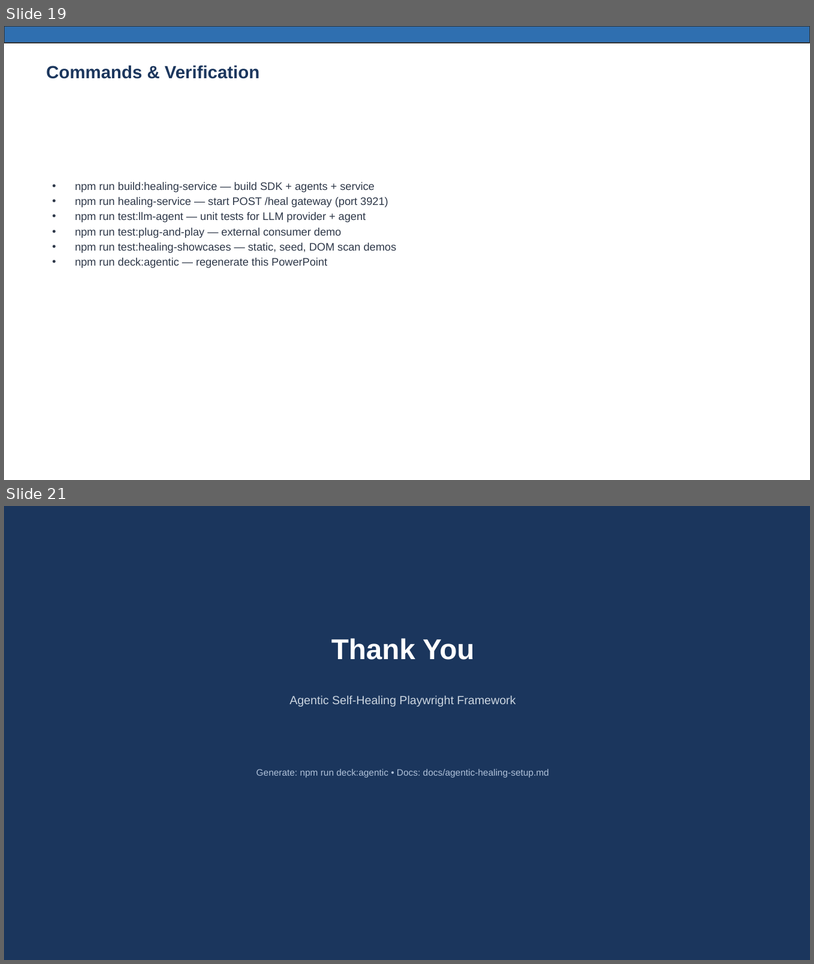
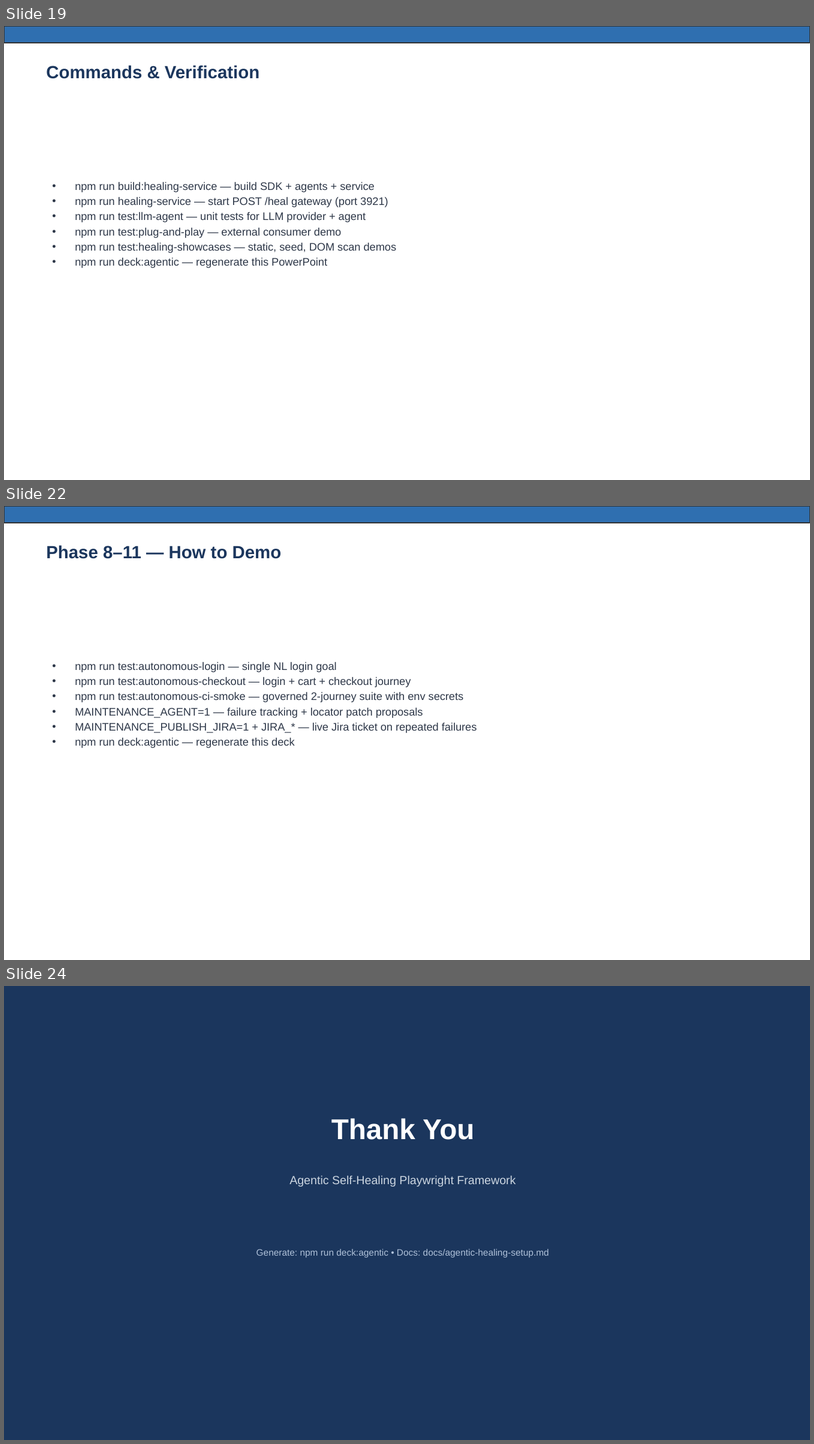
Before and after one commit to mmohansqaai/SelfHealingPlaywrightFramework, a slide deck: docs/Agentic-Healing-Technical-Presentation.pptx. Shown one above the other, each under a label of ours: slides 19 and 21 before the commit, slides 19, 22 and 24 after it; the slides between them are not shown. The pictures are 814x964 and 814x1444 pixels, drawn with LibreOffice and Linux fonts; fonts in the diff are those of the drawing. Boxes give left, top, right and bottom in pixels: in the first picture for what was removed or moved away, otherwise in the second. Text is boxed around its words. In the diff, an @@ line names an element or a change of style, - is before the commit and + after.

```diff
--- a/docs/Agentic-Healing-Technical-Presentation.pptx
+++ b/docs/Agentic-Healing-Technical-Presentation.pptx
@@ slide 22 added at (4, 506, 810, 960), background #FFFFFF @@
@@ rectangle added at (4, 506, 810, 523), fill #2F6FB0, outline #333333 1 pt @@
@@ text added at (46, 545, 282, 559), 21 pt, text #1B365D, bold @@
+Phase 8–11 — How to Demo
@@ text added at (75, 661, 477, 748), 13 pt, text #2D3748 @@
+• npm run test:autonomous-login — single NL login goal
+• npm run test:autonomous-checkout — login + cart + checkout journey
+• npm run test:autonomous-ci-smoke — governed 2-journey suite with env secrets
+• MAINTENANCE_AGENT=1 — failure tracking + locator patch proposals
+• MAINTENANCE_PUBLISH_JIRA=1 + JIRA_* — live Jira ticket on repeated failures
+• npm run deck:agentic — regenerate this deck
@@ what was slide 21 is now slide 24 @@
```
Also in this commit, not shown: 3 slides changed, 2 other slides added, 55 other files.
